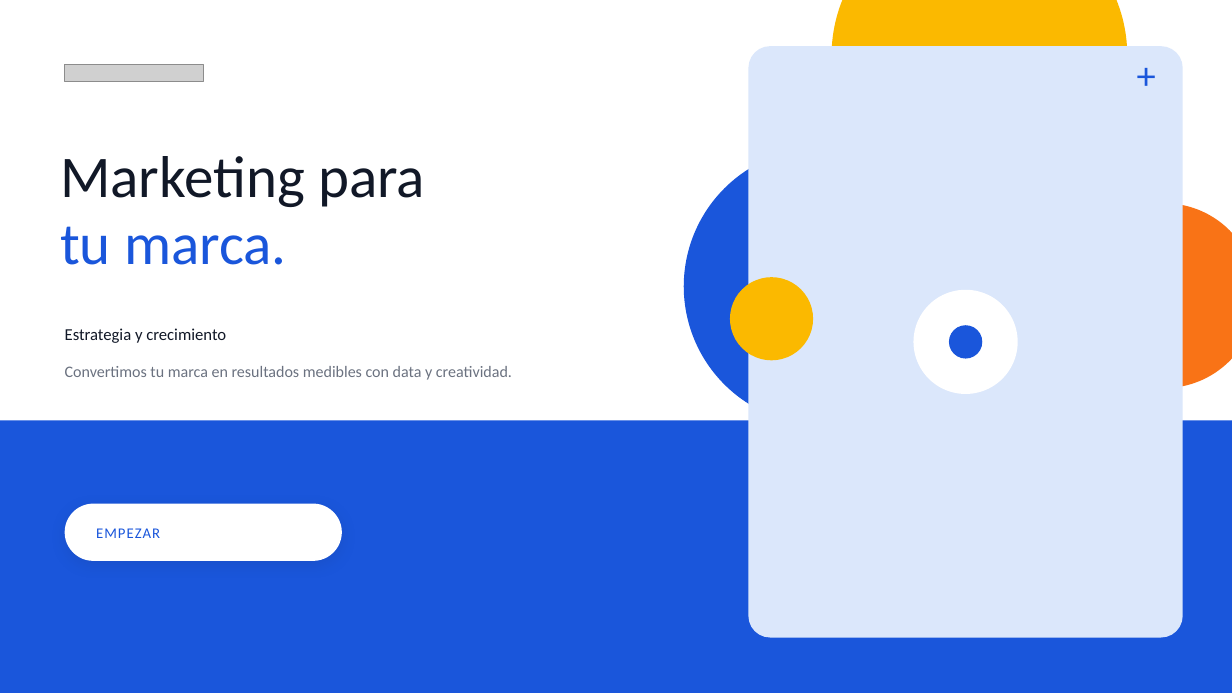
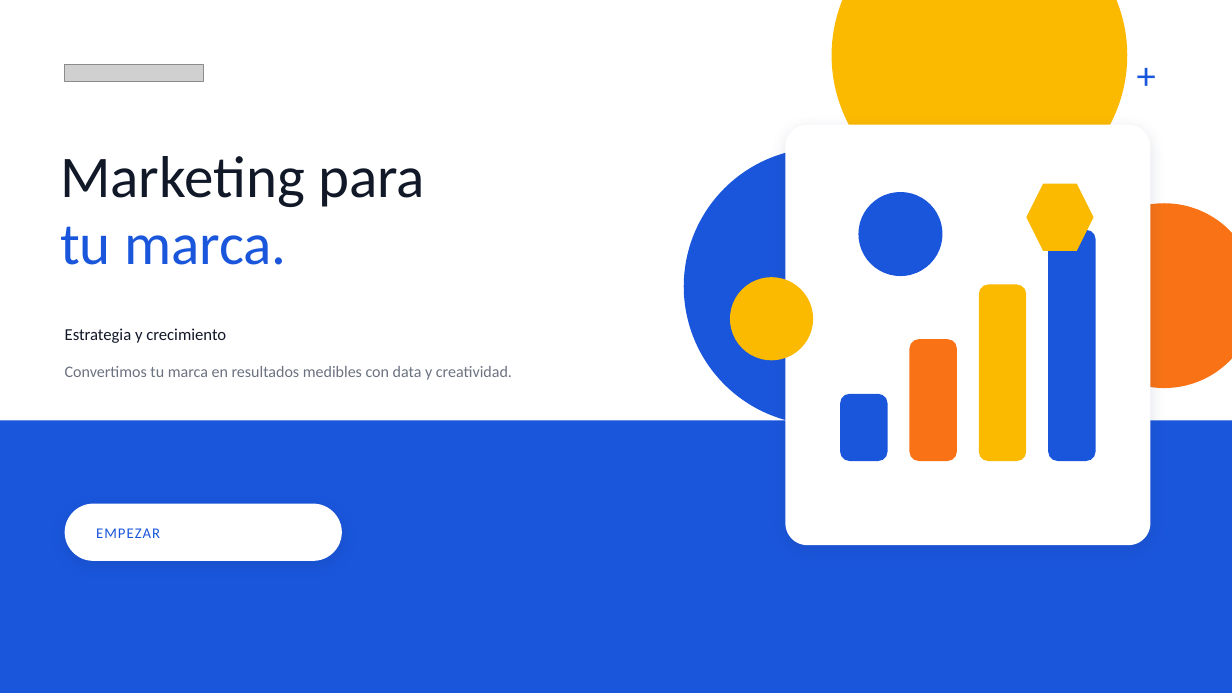
Before and after one commit to hector-perpetual/perpetual-design-system-4, a slide deck: slide 1 of dist/perpetual-marketing-template.pptx. Drawn at 1232x693 pixels with LibreOffice and Linux fonts; fonts in the diff are those of the drawing; grey boxes stand for pictures. Boxes give left, top, right and bottom in pixels: in the first picture for what was removed or moved away, otherwise in the second. Text is boxed around its words. In the diff, an @@ line names an element or a change of style, - is before the commit and + after.

```diff
--- a/dist/perpetual-marketing-template.pptx
+++ b/dist/perpetual-marketing-template.pptx
@@ rounded rectangle: place and size @@
-rounded rectangle at <box>749,46,1183,638</box>
+rounded rectangle at <box>786,125,1151,545</box>
@@ rounded rectangle at <box>786,125,1151,545</box>: fill #DBE7FB to #FFFFFF; shadow on; proportions changed @@
@@ ellipse added at <box>859,192,943,276</box>, fill #1A56DB @@
@@ hexagon added at <box>1027,184,1094,251</box>, fill #FBB900 @@
@@ rounded rectangle added at <box>1048,230,1095,461</box>, fill #1A56DB @@
@@ ellipse removed at <box>914,290,1019,395</box> @@
@@ rounded rectangle added at <box>979,285,1026,461</box>, fill #FBB900 @@
@@ ellipse removed at <box>949,325,982,359</box> @@
@@ rounded rectangle added at <box>909,339,957,461</box>, fill #F97316 @@
@@ rounded rectangle added at <box>840,394,887,461</box>, fill #1A56DB @@
```
Also in this commit, not shown: 4 other slides changed, 3 other files.
